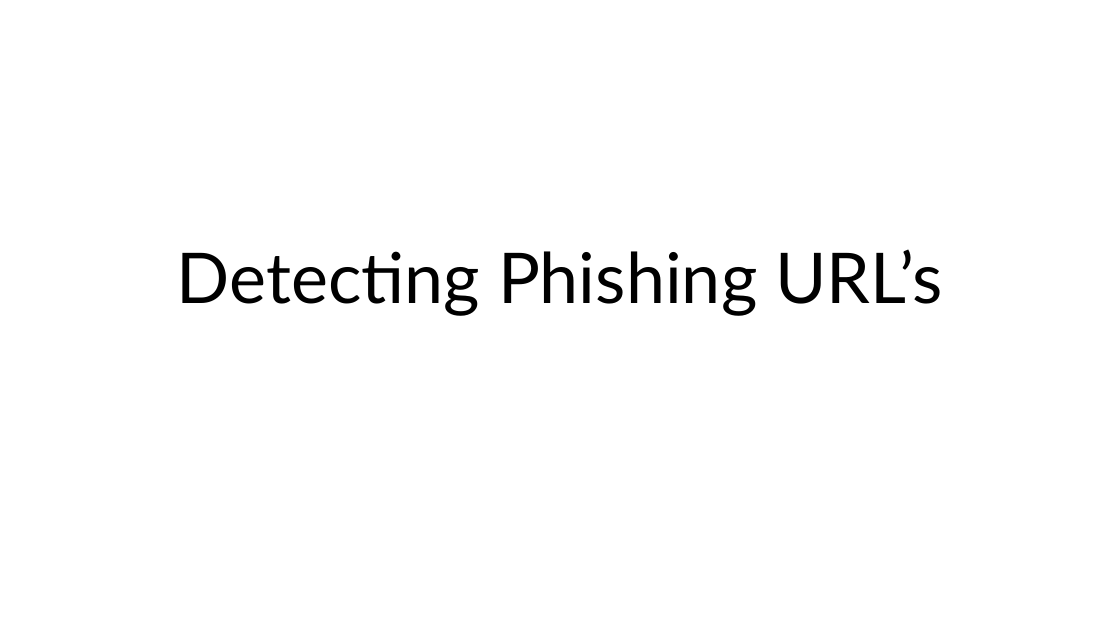
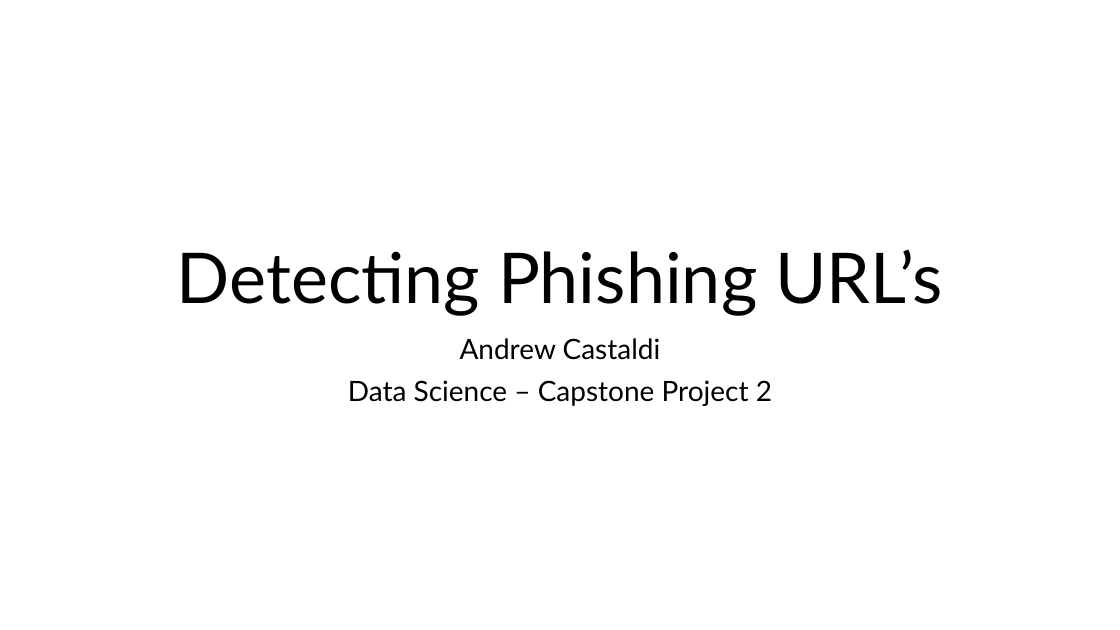
Before and after one commit to bluenets126/DSCapstone_PhishingURL, a slide deck: slide 1 of Docs/Detecting_Phishing_URL’s.pptx. Drawn at 1120x630 pixels with LibreOffice and Linux fonts; fonts in the diff are those of the drawing. Boxes give left, top, right and bottom in pixels: in the first picture for what was removed or moved away, otherwise in the second. Text is boxed around its words. In the diff, an @@ line names an element or a change of style, - is before the commit and + after.

```diff
--- a/Docs/Detecting_Phishing_URL’s.pptx
+++ b/Docs/Detecting_Phishing_URL’s.pptx
@@ subtitle added at [348,338,772,406], 24 pt, text #000000 @@
+Andrew Castaldi
+Data Science – Capstone Project 2
```
Also in this commit, not shown: 6 other slides changed, 2 slides added.
